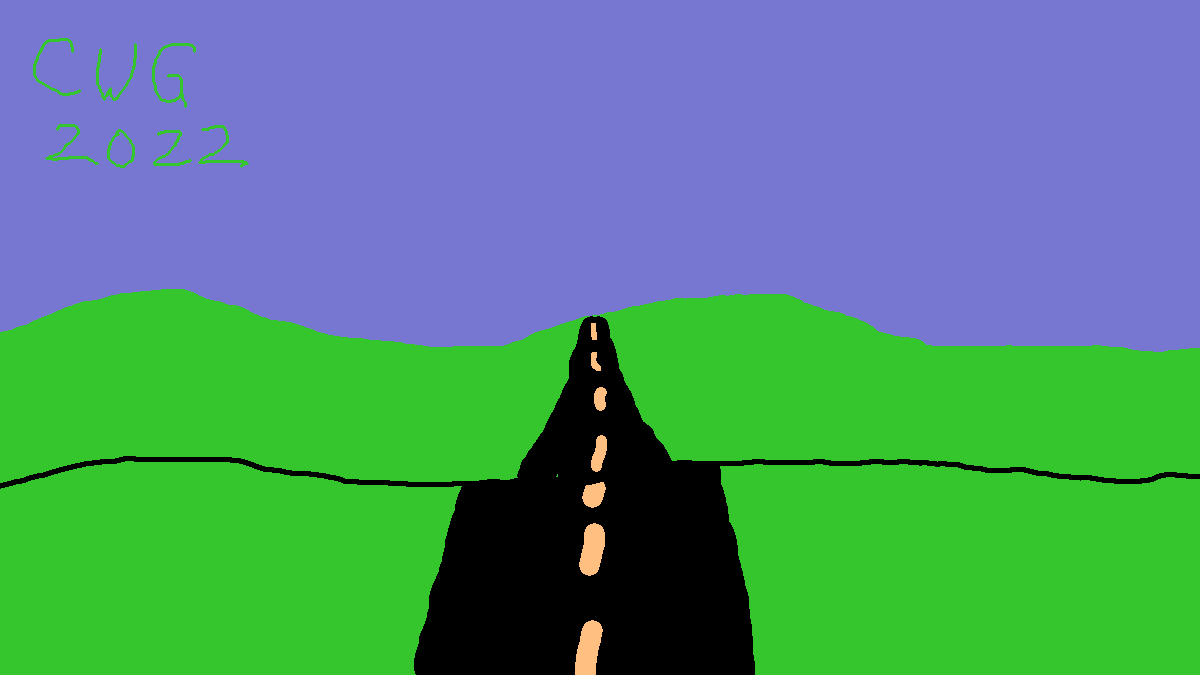
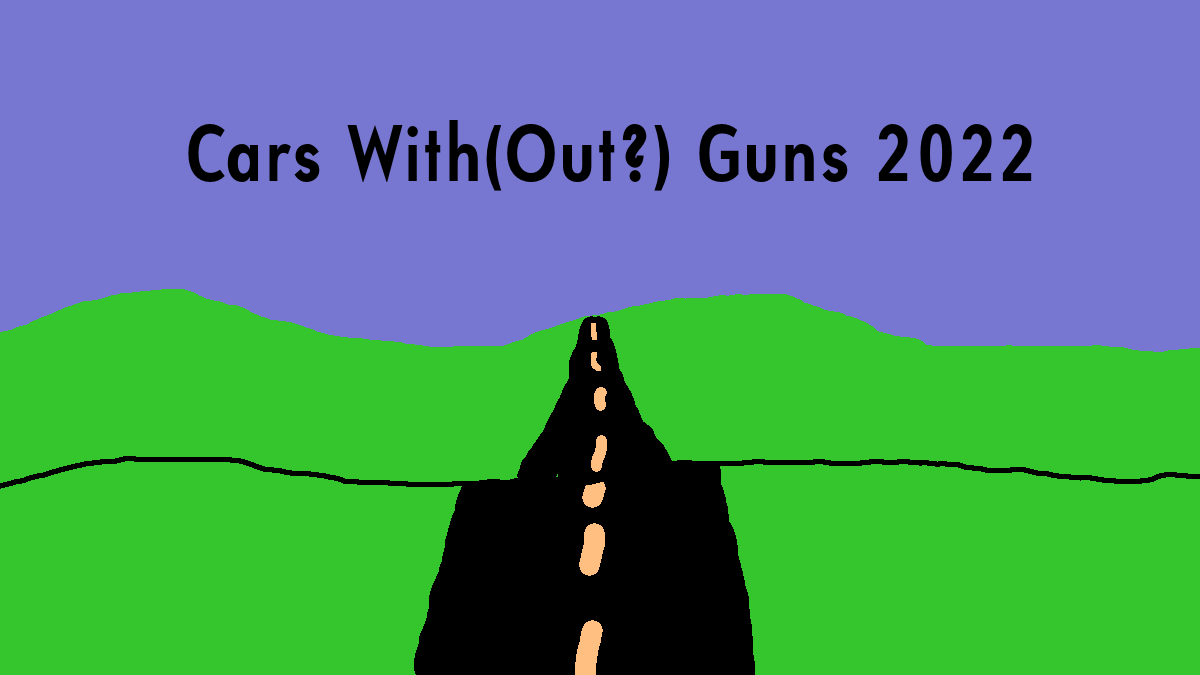
Layered file, before and after one edit (w=1200, h=675). Changes by layer:
added layer "Cars With(Out?) Guns 2022" above "first road" over [188, 120, 1032, 191]
painted on "Background" over [33, 38, 249, 168]
